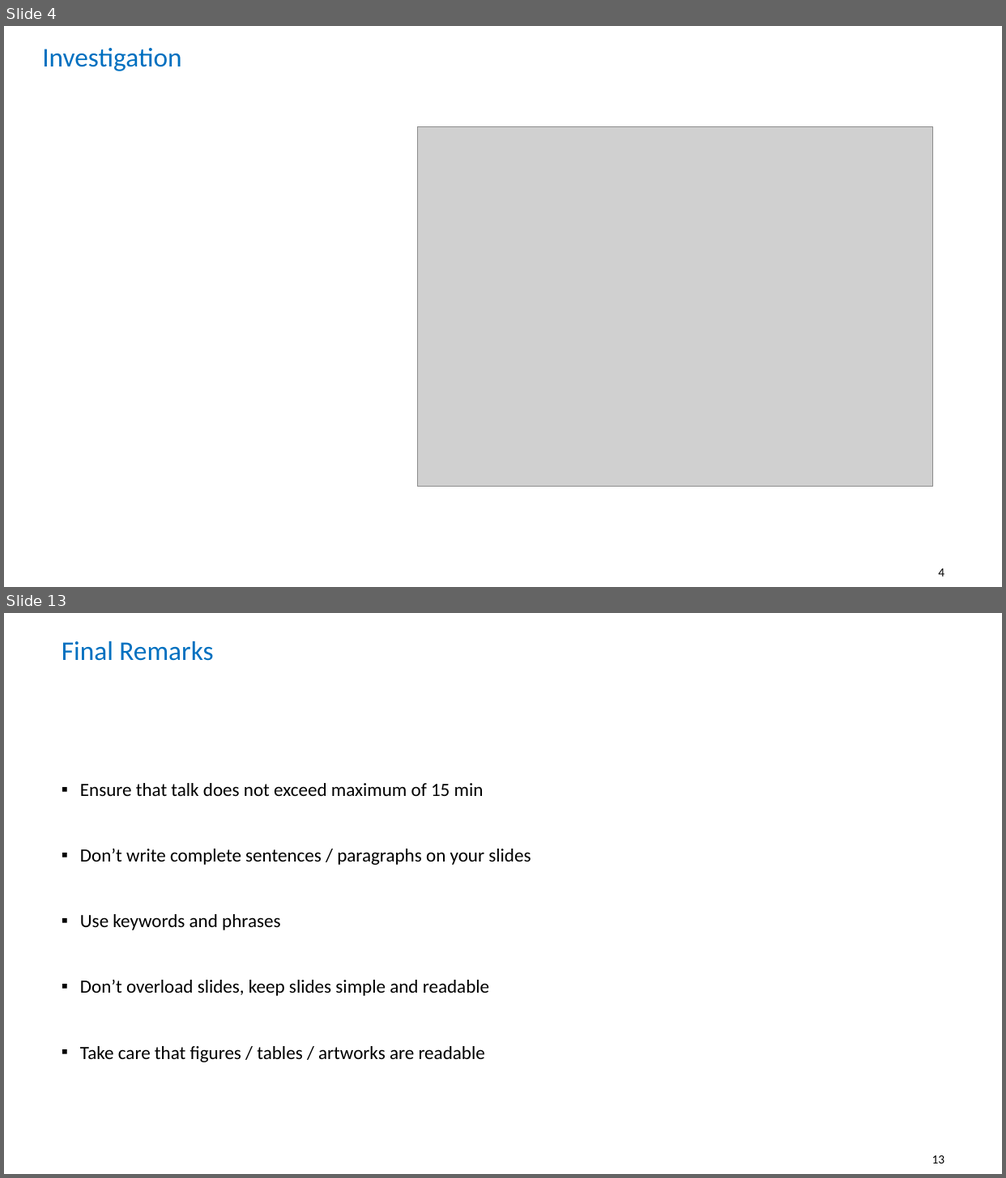
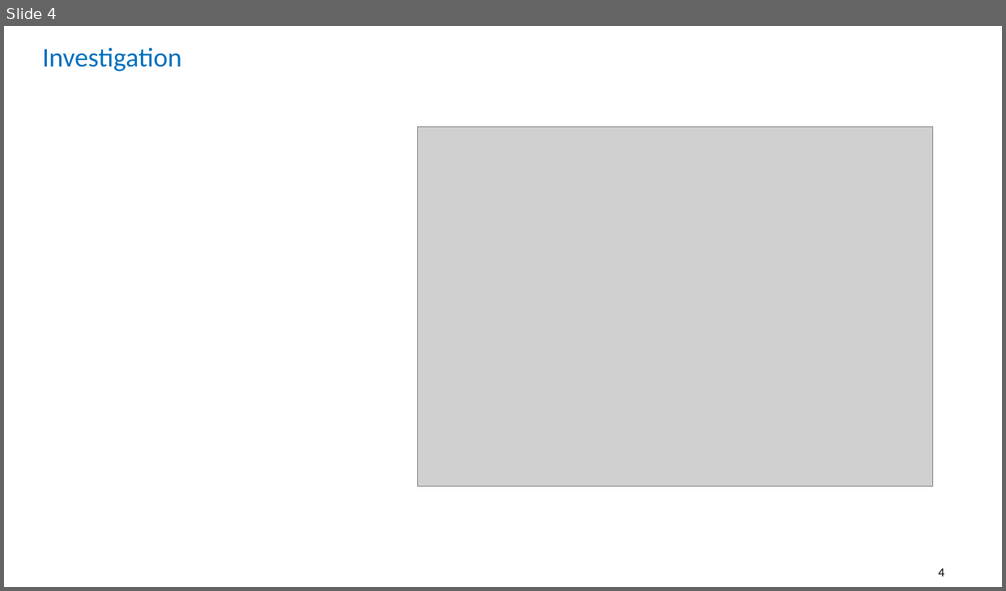
Before and after one commit to nabilfatih/Bayesian-Decision-Theory, a slide deck: talk.pptx. Shown one above the other, each under a label of ours: slides 4 and 13 before the commit, slide 4 after it; the slides between them are not shown. The pictures are 1006x1178 and 1006x591 pixels, drawn with LibreOffice and Linux fonts; fonts in the diff are those of the drawing; grey boxes stand for pictures. Boxes give left, top, right and bottom in pixels: in the first picture for what was removed or moved away, otherwise in the second. Text is boxed around its words. In the diff, an @@ line names an element or a change of style, - is before the commit and + after.

```diff
--- a/talk.pptx
+++ b/talk.pptx
@@ slide 13 removed at (x1=4, y1=613, x2=1002, y2=1174), background #FFFFFF; not listed: 1 template element that a slide beside it also shows @@
@@ title removed at (x1=62, y1=641, x2=213, y2=661) @@
-Final Remarks
@@ text removed at (x1=80, y1=783, x2=530, y2=1063) @@
-▪ Ensure that talk does not exceed maximum of 15 min
-▪ Don’t write complete sentences / paragraphs on your slides
-▪ Use keywords and phrases
-▪ Don’t overload slides, keep slides simple and readable
-▪ Take care that figures / tables / artworks are readable
@@ page number removed at (x1=932, y1=1156, x2=945, y2=1164) @@
-13
```
Also in this commit, not shown: 6 slides changed, 1 other slide removed.
